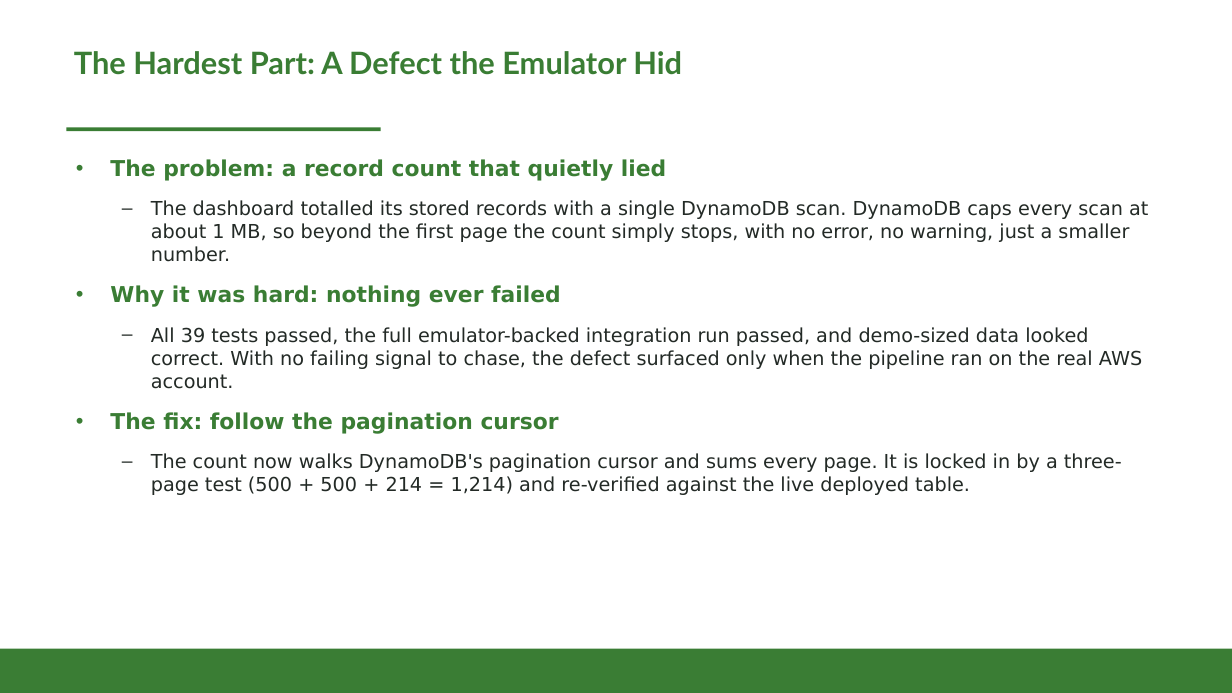
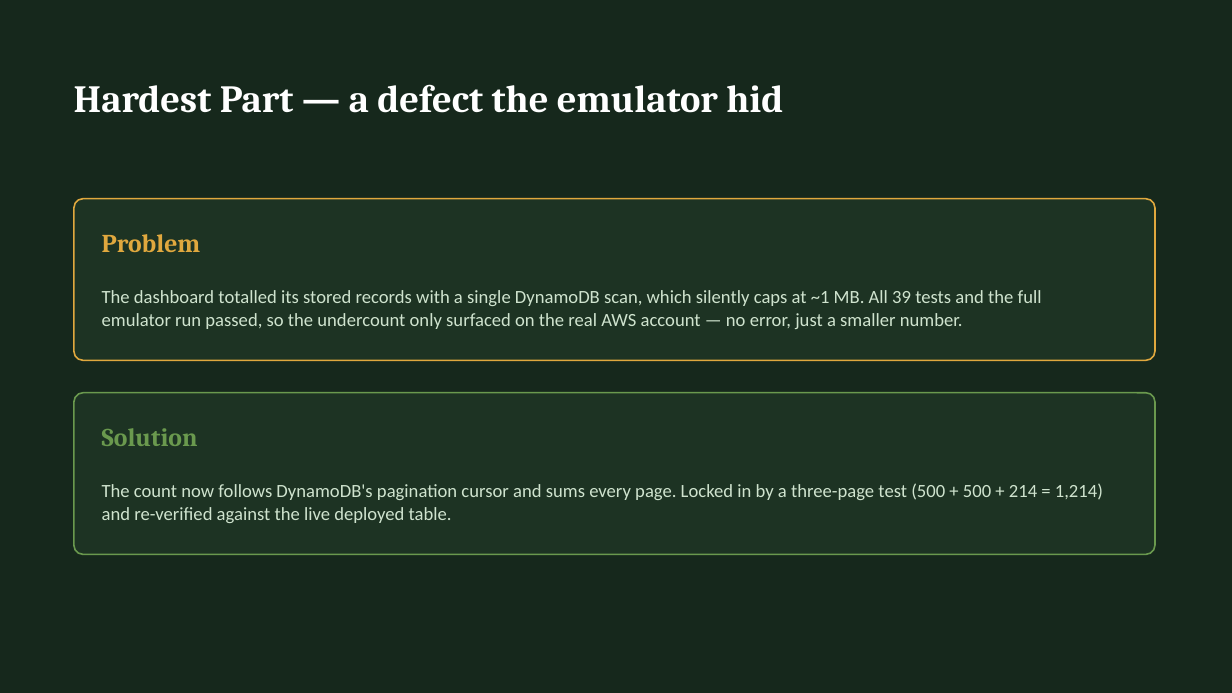
Before and after one commit to valletivarish/FEC_version_2, a slide deck: slide 4 of ppt/KondraguntaLakshmiChaitanya_X25171216_smart-agriculture.pptx (slide 5 before the commit). Drawn at 1232x693 pixels with LibreOffice and Linux fonts; fonts in the diff are those of the drawing. Boxes give left, top, right and bottom in pixels: in the first picture for what was removed or moved away, otherwise in the second. Text is boxed around its words. In the diff, an @@ line names an element or a change of style, - is before the commit and + after.

Commit message:
Restructure Chaitanya's deck to the lecturer's 4-slide spec + retime script
Conform project 01's presentation to the presentation brief: max 4 slides
(Title+Motivation, one architecture diagram, Demo, Challenge+fix as two bullets),
and retime the script to Motivation 30s / High-level 30s / Demo ~75s / Challenge
30s -- ~2:40 total, under the 4-minute hard limit, starting with the problem.
Was 6 slides / ~4-minute script. Architecture slide is now a real 6-node
edge-to-cloud flow diagram, no paragraphs. First of the 26 decks.

```diff
--- a/ppt/KondraguntaLakshmiChaitanya_X25171216_smart-agriculture.pptx
+++ b/ppt/KondraguntaLakshmiChaitanya_X25171216_smart-agriculture.pptx
@@ background #FFFFFF to #16281C @@
@@ text "Hardest Part — a defect ..." at (x1=74, y1=84, x2=783, y2=113): vertical alignment top to middle @@
@@ text at (x1=74, y1=84, x2=783, y2=113): text changed; size 24 to 30 pt; font Lato to Cambria; text colour #3A7D34 to #FFFFFF @@
-The Hardest Part: A Defect the Emulator Hid
+Hardest Part — a defect the emulator hid
@@ rectangle removed at (x1=67, y1=128, x2=381, y2=131) @@
@@ text removed at (x1=110, y1=159, x2=1148, y2=495) @@
-• The problem: a record count that quietly lied
-  – The dashboard totalled its stored records with a single DynamoDB scan. DynamoDB caps every scan at about 1 MB, so beyond the first page the count simply stops, with no error, no warning, just a smaller number.
-• Why it was hard: nothing ever failed
-  – All 39 tests passed, the full emulator-backed integration run passed, and demo-sized data looked correct. With no failing signal to chase, the defect surfaced only when the pipeline ran on the real AWS account.
-• The fix: follow the pagination cursor
-  – The count now walks DynamoDB's pagination cursor and sums every page. It is locked in by a three-page test (500 + 500 + 214 = 1,214) and re-verified against the live deployed table.
@@ rounded rectangle added at (x1=74, y1=199, x2=1155, y2=360), fill #1D3323, outline #E0A83E 1.25 pt @@
@@ text added at (x1=102, y1=234, x2=201, y2=252), 20 pt, text #E0A83E, bold @@
+Problem
@@ text added at (x1=102, y1=290, x2=1042, y2=329), 14.5 pt, text #CFE3CE @@
+The dashboard totalled its stored records with a single DynamoDB scan, which silently caps at ~1 MB. All 39 tests and the full emulator run passed, so the undercount only surfaced on the real AWS account — no error, just a smaller number.
@@ rounded rectangle added at (x1=74, y1=393, x2=1155, y2=555), fill #1D3323, outline #6A994E 1.25 pt @@
@@ text added at (x1=102, y1=428, x2=198, y2=446), 20 pt, text #6A994E, bold @@
+Solution
@@ text added at (x1=102, y1=483, x2=1103, y2=523), 14.5 pt, text #CFE3CE @@
+The count now follows DynamoDB's pagination cursor and sums every page. Locked in by a three-page test (500 + 500 + 214 = 1,214) and re-verified against the live deployed table.
@@ rectangle removed at (x1=0, y1=649, x2=1232, y2=693) @@
```
Also in this commit, not shown: 3 slides added, 5 slides removed, 1 other file.
